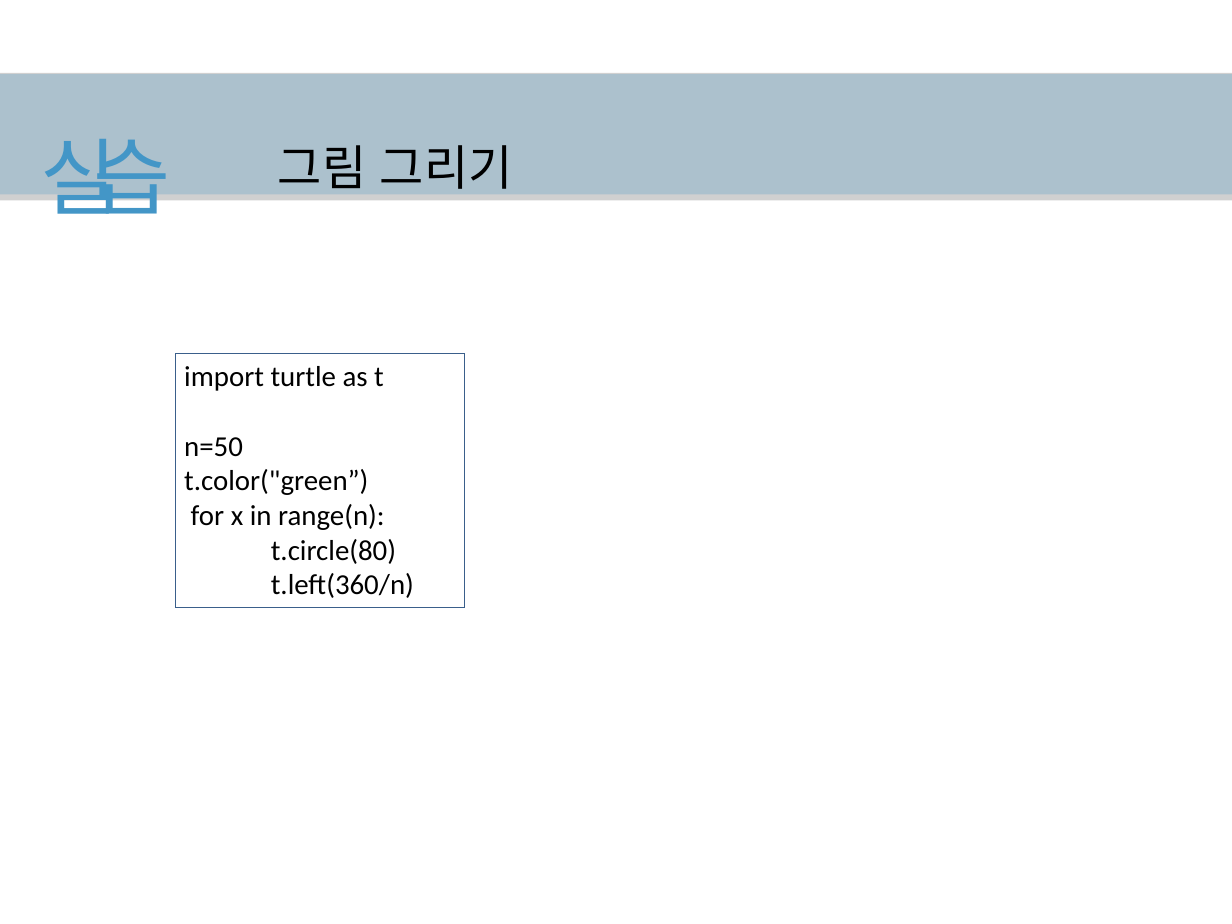
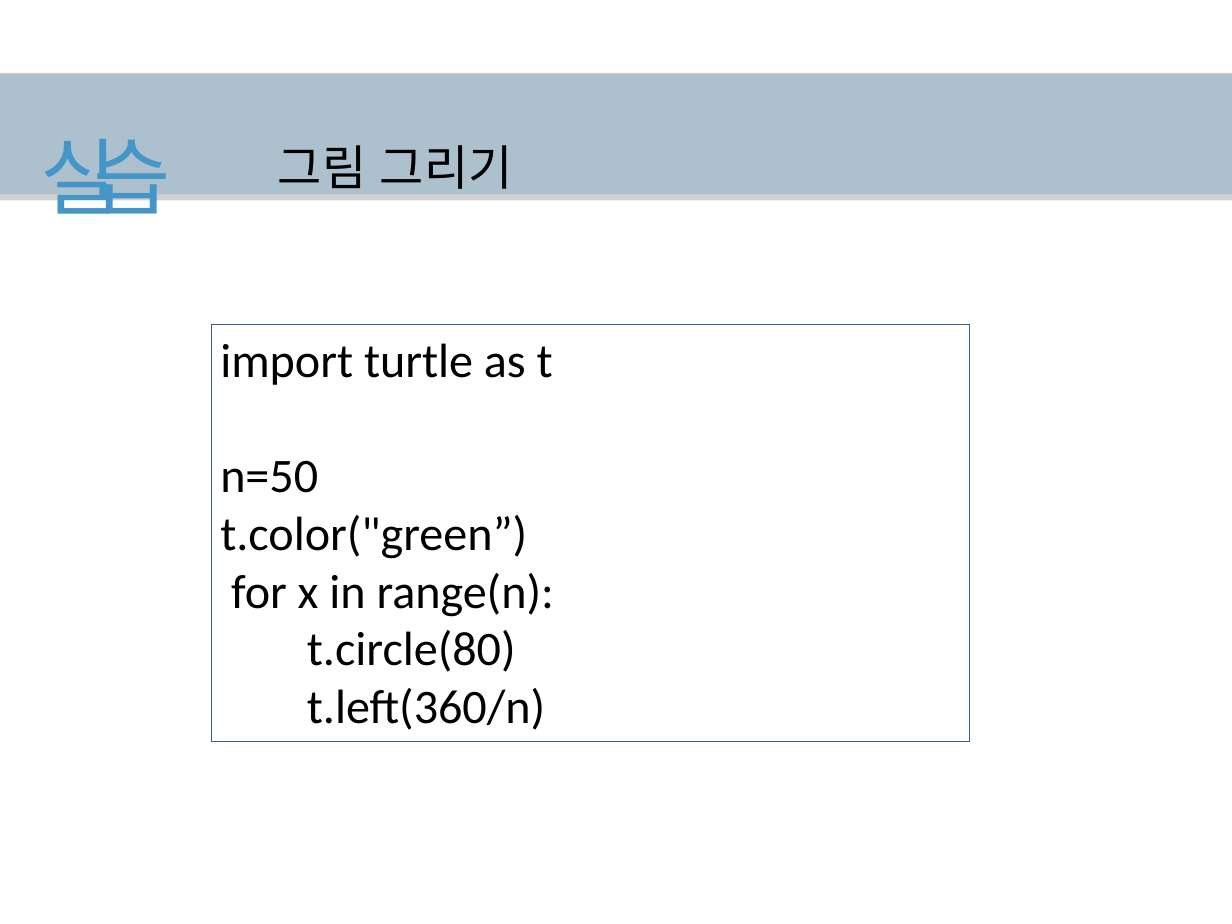
Before and after one commit to hanyang-software-volunteerer/2017-09-software-volunteerer, a slide deck: slide 121 of ppt-for-edit/2017소프트웨어봉사단_0404 (1).pptx (slide 62 before the commit). Drawn at 1232x924 pixels with LibreOffice and Linux fonts; fonts in the diff are those of the drawing; grey boxes stand for pictures. Boxes give left, top, right and bottom in pixels: in the first picture for what was removed or moved away, otherwise in the second. Text is boxed around its words. In the diff, an @@ line names an element or a change of style, - is before the commit and + after.

Commit message:
Add files via upload
마지막 실습 수정 및 필요 코드

```diff
--- a/ppt-for-edit/2017소프트웨어봉사단_0404 (1).pptx
+++ b/ppt-for-edit/2017소프트웨어봉사단_0404 (1).pptx
@@ rectangle "import turtle as t": place and size @@
-rectangle "import turtle as t" at [176, 353, 464, 607]
+rectangle "import turtle as t" at [211, 325, 969, 742]
@@ rectangle "import turtle as t" at [211, 325, 969, 742]: size 24 to 40 pt @@
```
Also in this commit, not shown: 49 other slides changed, 2 slides added, 5 slides removed, 2 other files.
